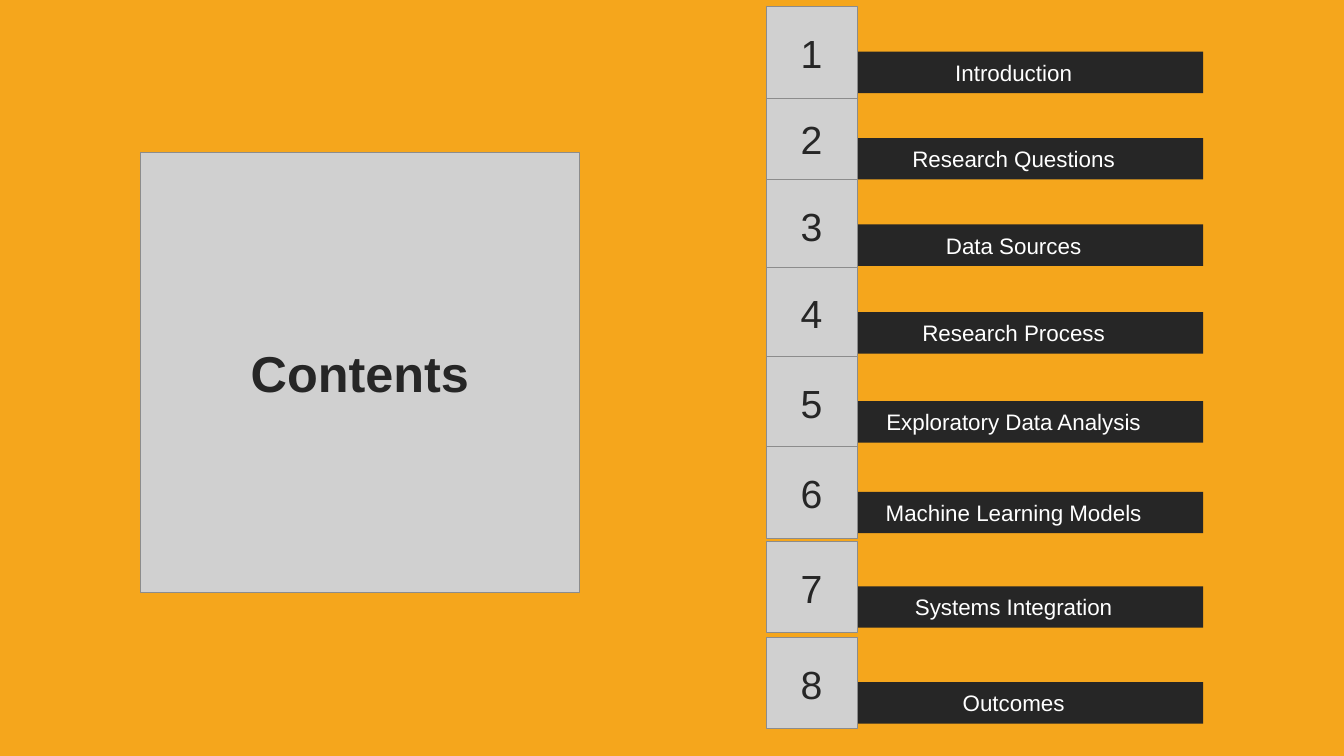
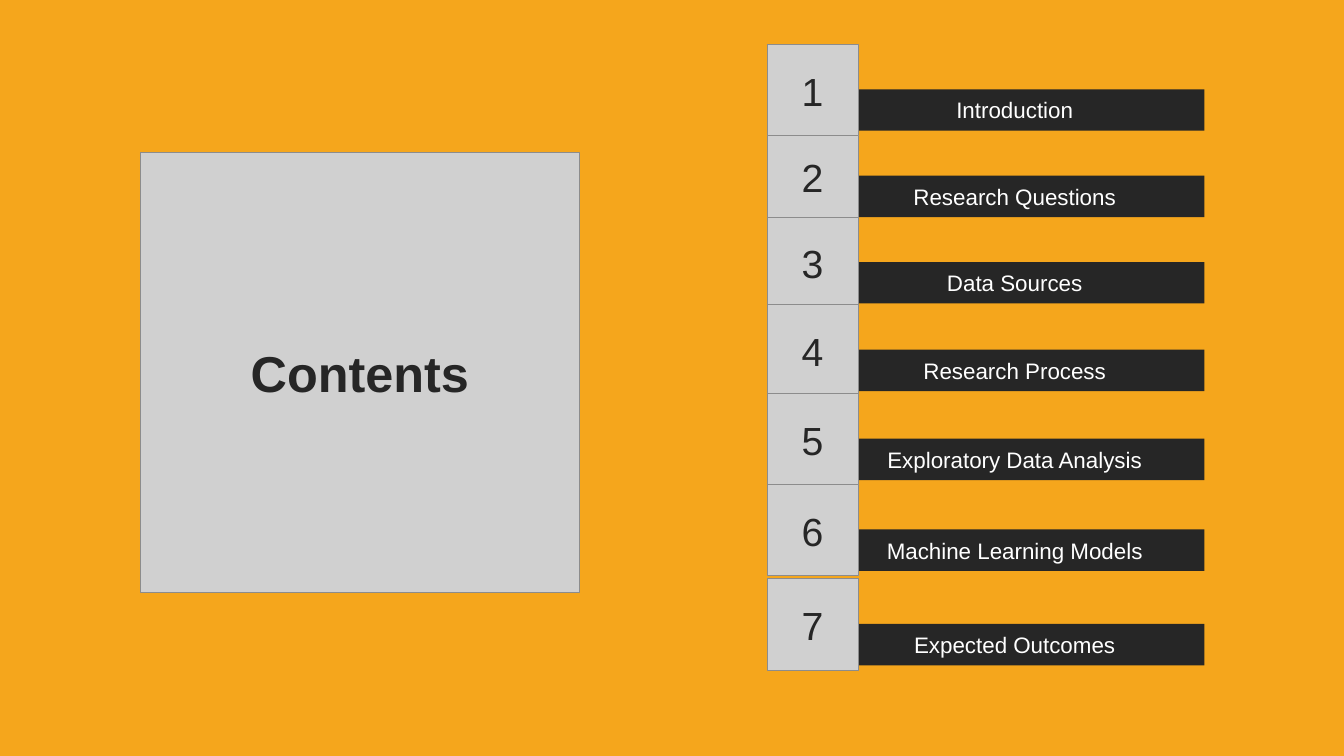
Before and after one commit to DATA-606-SPRING-2022/Jin_DATA606, a slide deck: slide 2 of presentation/Project_Presentation_Final.pptx. Drawn at 1344x756 pixels with LibreOffice and Linux fonts; fonts in the diff are those of the drawing; grey boxes stand for pictures. Boxes give left, top, right and bottom in pixels: in the first picture for what was removed or moved away, otherwise in the second. Text is boxed around its words. In the diff, an @@ line names an element or a change of style, - is before the commit and + after.

```diff
--- a/presentation/Project_Presentation_Final.pptx
+++ b/presentation/Project_Presentation_Final.pptx
@@ 5 pictures, 2 texts, 2 rectangles: place and size @@
-5 pictures, 2 texts, 2 rectangles at (766,41,1204,633)
+5 pictures, 2 texts, 2 rectangles at (767,79,1205,670)
@@ 5 texts, 4 rectangles, 2 pictures: place and size @@
-5 texts, 4 rectangles, 2 pictures at (766,7,1204,603)
+5 texts, 4 rectangles, 2 pictures at (767,44,1205,640)
@@ rectangle removed at (815,587,1204,628) @@
-Systems Integration
@@ rectangle "Expected Outcomes": place and size @@
-rectangle "Expected Outcomes" at (815,683,1204,724)
+rectangle "Expected Outcomes" at (816,624,1205,665)
@@ picture removed at (766,637,858,729) @@
@@ text in rectangle at (914,636,1115,658): text changed @@
-Outcomes
+Expected Outcomes
@@ text removed at (801,671,823,700) @@
-8
```
Also in this commit, not shown: 8 other slides changed, 6 slides added, 4 slides removed, 4 other files.
